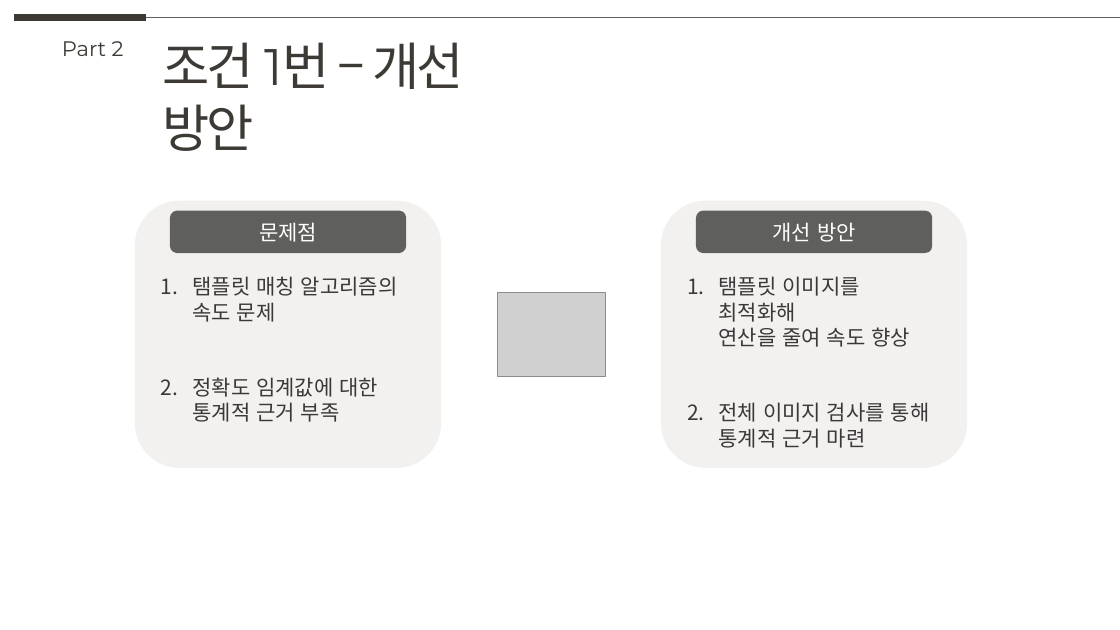
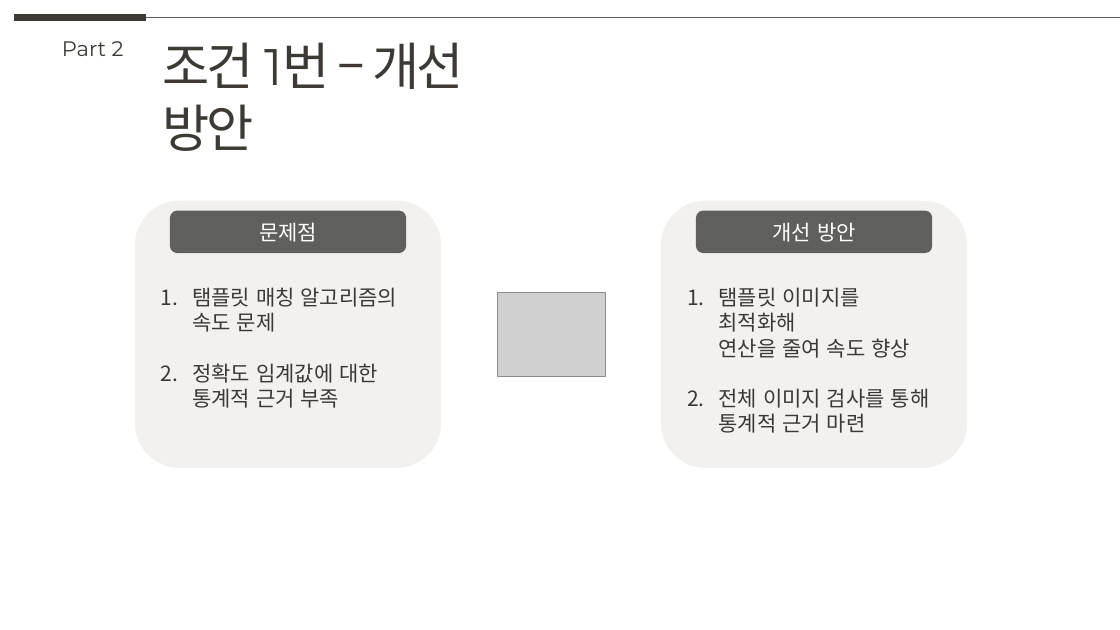
Before and after one commit to knudatascientists/lg-innotek-projects, a slide deck: slide 17 of docs/중간_보고서.pptx. Drawn at 1120x630 pixels with LibreOffice and Linux fonts; fonts in the diff are those of the drawing; grey boxes stand for pictures. Boxes give left, top, right and bottom in pixels: in the first picture for what was removed or moved away, otherwise in the second. Text is boxed around its words. In the diff, an @@ line names an element or a change of style, - is before the commit and + after.

```diff
--- a/docs/중간_보고서.pptx
+++ b/docs/중간_보고서.pptx
@@ text "탬플릿 매칭 알고리즘의 속도 문제" rewrapped from <box>192,276,398,422</box> to <box>192,287,398,408</box> @@
@@ text "탬플릿 이미지를 최적화해 연산을 줄여 ..." rewrapped from <box>719,276,930,448</box> to <box>719,287,930,433</box> @@
```
Also in this commit, not shown: 1 other slide changed.
